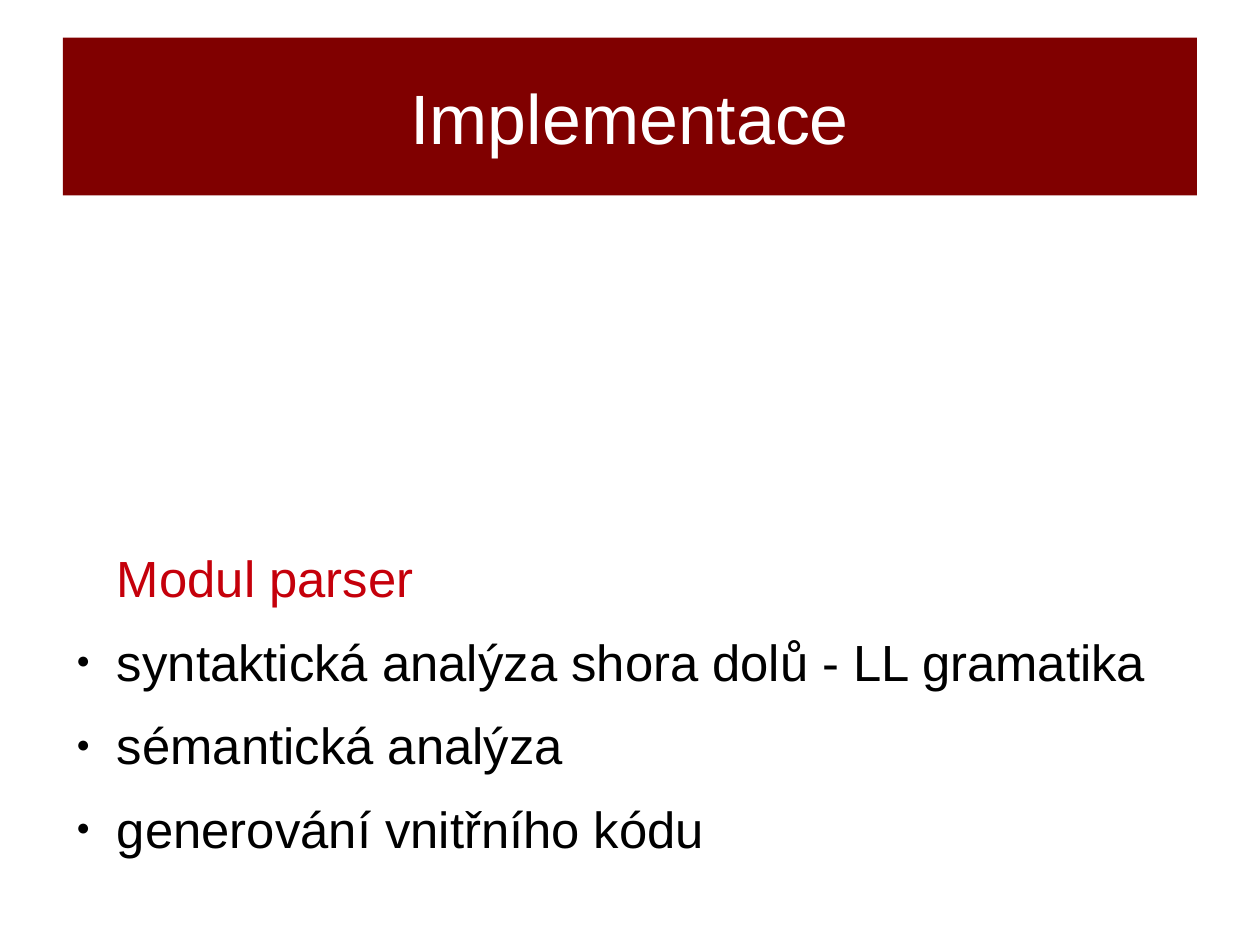
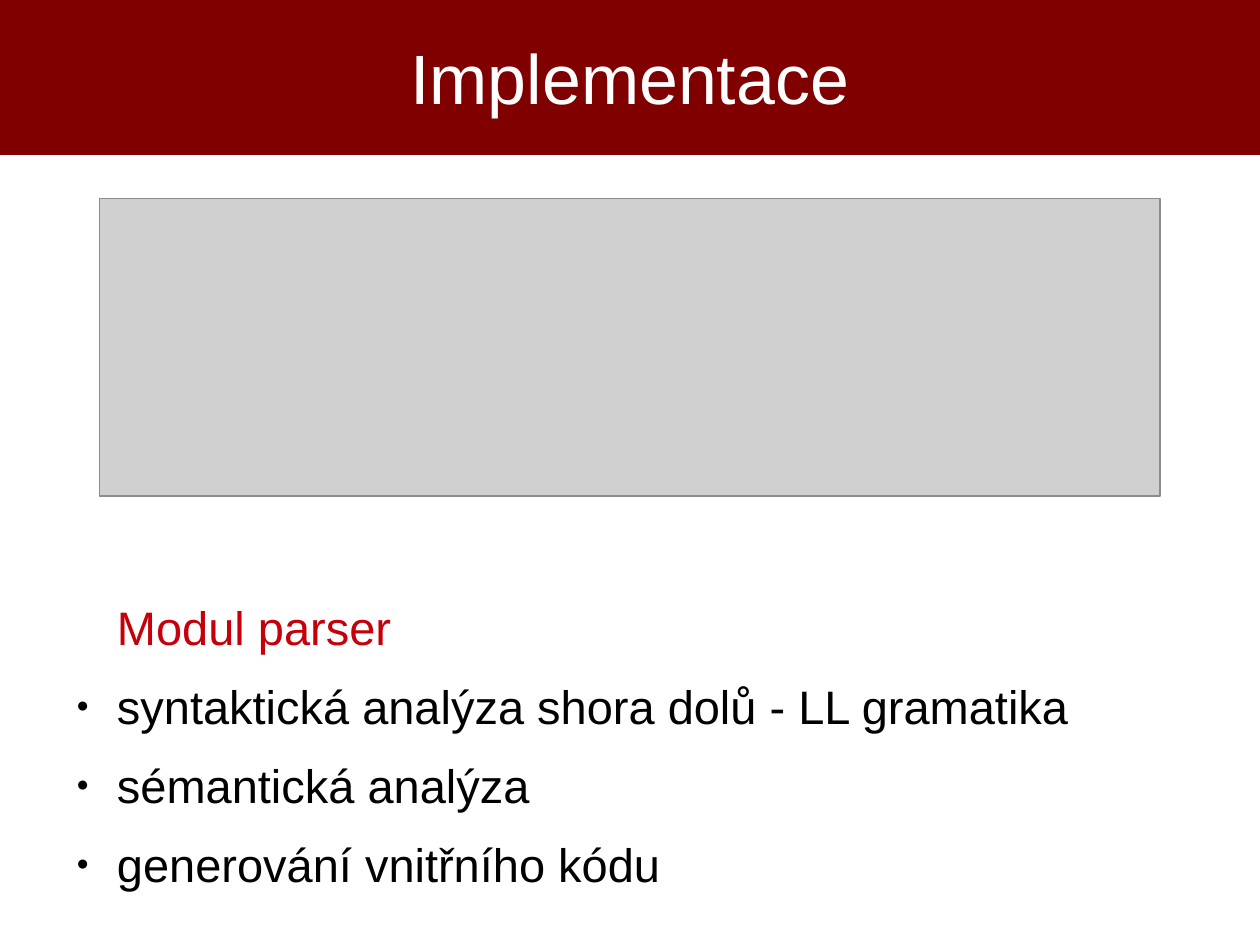
Before and after one commit to poncovka/ifj-interpret, a slide deck: slide 7 of obhajoba/xtrkal00.odp. Drawn at 1260x945 pixels with LibreOffice and Linux fonts; fonts in the diff are those of the drawing; grey boxes stand for pictures. Boxes give left, top, right and bottom in pixels: in the first picture for what was removed or moved away, otherwise in the second. Text is boxed around its words. In the diff, an @@ line names an element or a change of style, - is before the commit and + after.

```diff
--- a/obhajoba/xtrkal00.odp
+++ b/obhajoba/xtrkal00.odp
@@ title "Implementace": place and size @@
-title "Implementace" at [63, 38, 1197, 196]
+title "Implementace" at [0, 0, 1260, 155]
@@ picture added at [99, 199, 1161, 496] @@
@@ text "Modul parser": place and size @@
-text "Modul parser" at [117, 560, 1145, 858]
+text "Modul parser" at [117, 611, 1068, 891]
@@ text "Modul parser" at [117, 611, 1068, 891]: size 32 to 29.6 pt @@
```
Also in this commit, not shown: 10 other slides changed, 1 slide added, 1 slide removed.
